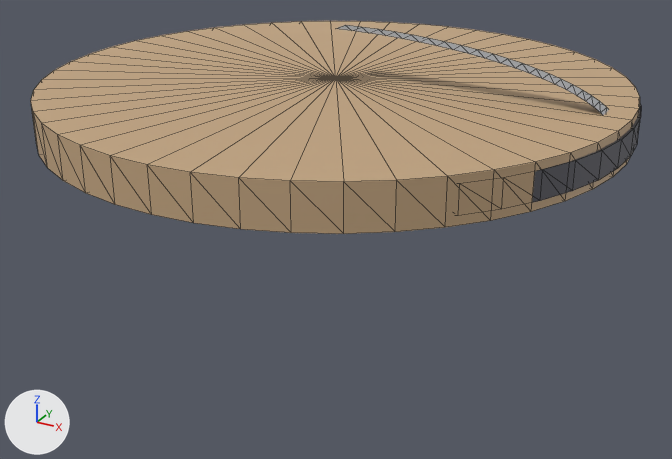
What one commit did to the glTF model assets/physics/concave-mirror/out/concave-mirror.glb.
Both versions are drawn from a camera (50 mm lens) standing at (0.0869, -0.1579, 0.0504) and looking at (0.0002, -0.0002, -0.0284). The lights are fixed; the arrows at lower left show +X, +Y and +Z. The picture after the commit comes second. Mesh edges are drawn as thin lines. Where no turn or scale is listed for an object, it has been applied to the vertices. Vertices at exactly the same position are counted once.

Names of what the first picture shows: 'concave-mirror-back', 'concave-mirror-frame', 'concave-mirror-surface'.
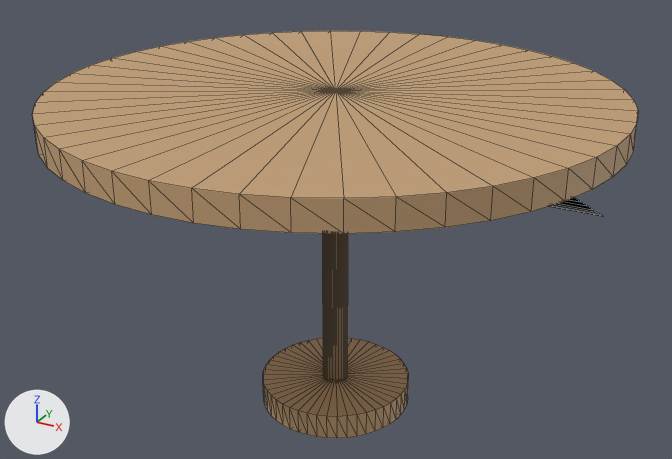
The newer file is also rescaled (x0.913), turned or shifted as a whole; pictures and numbers use the older file's frame.

Patch to the scene script:
```diff
--- a/assets/physics/concave-mirror/out/concave-mirror.glb.py
+++ b/assets/physics/concave-mirror/out/concave-mirror.glb.py
@@ mat_mirror_frame @@
+mat_mirror_frame = principled_material('mirror-frame')
+mat_mirror_frame.base_color = (0.55, 0.35, 0.18)  # brown #c4a076
+mat_mirror_frame.roughness = 0.6
@@ mat_mirror_silver @@
+mat_mirror_silver = principled_material('mirror-silver')
+mat_mirror_silver.base_color = (0.92, 0.92, 0.94)  # white #f6f6f8
+mat_mirror_silver.metallic = 1.0
+mat_mirror_silver.roughness = 0.02
@@ me_concave_mirror_frame @@
 # used by ob_concave_mirror_frame; location = (0.0, 0.0, 0.0)
-me_concave_mirror_frame.from_pydata(...)  # 98 vertices, 192 faces; spans x -0.0575..0.0575, y -0.0575..0.0575, z -0.004..0.004
+me_concave_mirror_frame.from_pydata(...)  # 98 vertices, 192 faces; spans x -0.0575..0.0575, y -0.0575..0.0575, z -0.004..0.0015
+# me_concave_mirror_frame part 1: the whole mesh is scaled about its middle by (1, 1, 0.685), then moved by (0.0, 0.0, -0.0013)
 me_concave_mirror_frame.materials.append(mat_concave_frame)
@@ me_concave_mirror_base @@
+me_concave_mirror_base.from_pydata(...)  # a 48-sided cylinder along z spanning x -0.0164..0.0164, y -0.0164..0.0164, z -0.0027..0.0027
+me_concave_mirror_base.materials.append(mat_mirror_frame)  # brown #c4a076
@@ me_concave_mirror_stand @@
+me_concave_mirror_stand.from_pydata(...)  # 98 vertices, 192 faces; spans x -0.0027..0.0027, y -0.0027..0.0027, z -0.0329..0.0329
+me_concave_mirror_stand.materials.append(mat_mirror_frame)  # brown #c4a076
@@ me_concave_mirror_dish @@
+me_concave_mirror_dish.from_pydata(...)  # 50 vertices, 96 faces; spans x -0.0548..0.0548, y 0.0, z -0.0131..0.0
+me_concave_mirror_dish.materials.append(mat_mirror_silver)  # white #f6f6f8
@@ ob_concave_mirror_surface @@
-ob_concave_mirror_surface = bpy.data.objects.new('concave-mirror-surface', me_concave_mirror_surface)
-ob_concave_mirror_surface.location = (0.0, 0.0, 0.0)
@@ ob_concave_mirror_back @@
-ob_concave_mirror_back = bpy.data.objects.new('concave-mirror-back', me_concave_mirror_back)
-ob_concave_mirror_back.location = (0.003, 0.0, 0.0)
@@ ob_concave_mirror_base @@
+ob_concave_mirror_base = bpy.data.objects.new('concave-mirror-base', me_concave_mirror_base)
+ob_concave_mirror_base.location = (0.0, 0.0, -0.067)
@@ ob_concave_mirror_stand @@
+ob_concave_mirror_stand = bpy.data.objects.new('concave-mirror-stand', me_concave_mirror_stand)
+ob_concave_mirror_stand.location = (0.0, 0.0, -0.0341)
@@ ob_concave_mirror_dish @@
+ob_concave_mirror_dish = bpy.data.objects.new('concave-mirror-dish', me_concave_mirror_dish)
+ob_concave_mirror_dish.location = (0.0, 0.0, -0.0013)
```

Pixel boxes (x1, y1, x2, y2) of what changed, in the pictures (672 x 459 px):
'concave-mirror-frame', rescaled
    before: (31, 21, 640, 234)
    after: (32, 31, 638, 234)
'concave-mirror-base', added (brown)
    after: (263, 338, 408, 438)
'concave-mirror-stand', added (brown)
    after: (323, 233, 348, 381)
'concave-mirror-back', deleted
    before: (532, 104, 641, 202)
'concave-mirror-surface', deleted
    before: (336, 25, 609, 115)
'concave-mirror-dish', added
    after: (550, 198, 602, 216)
